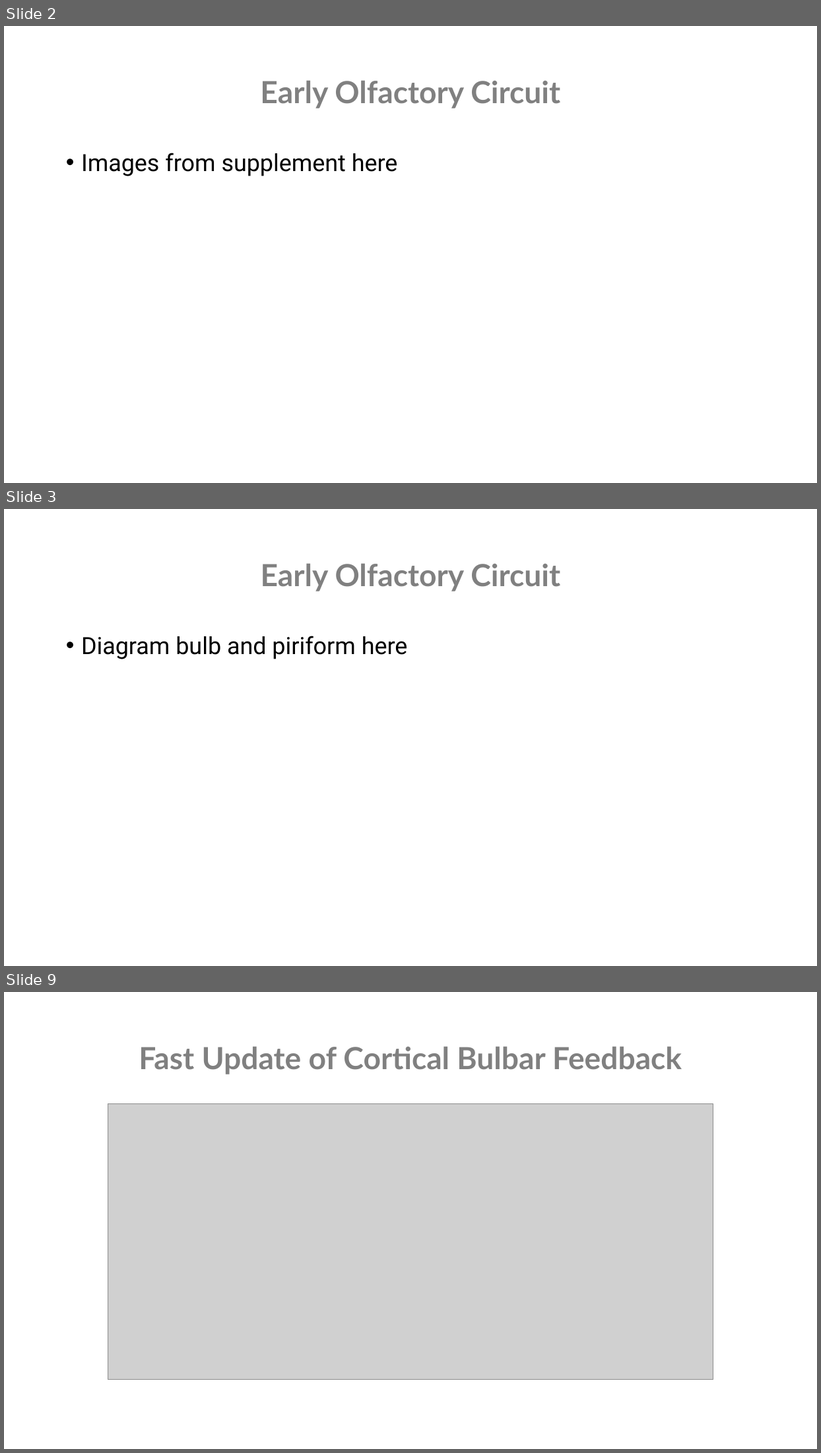
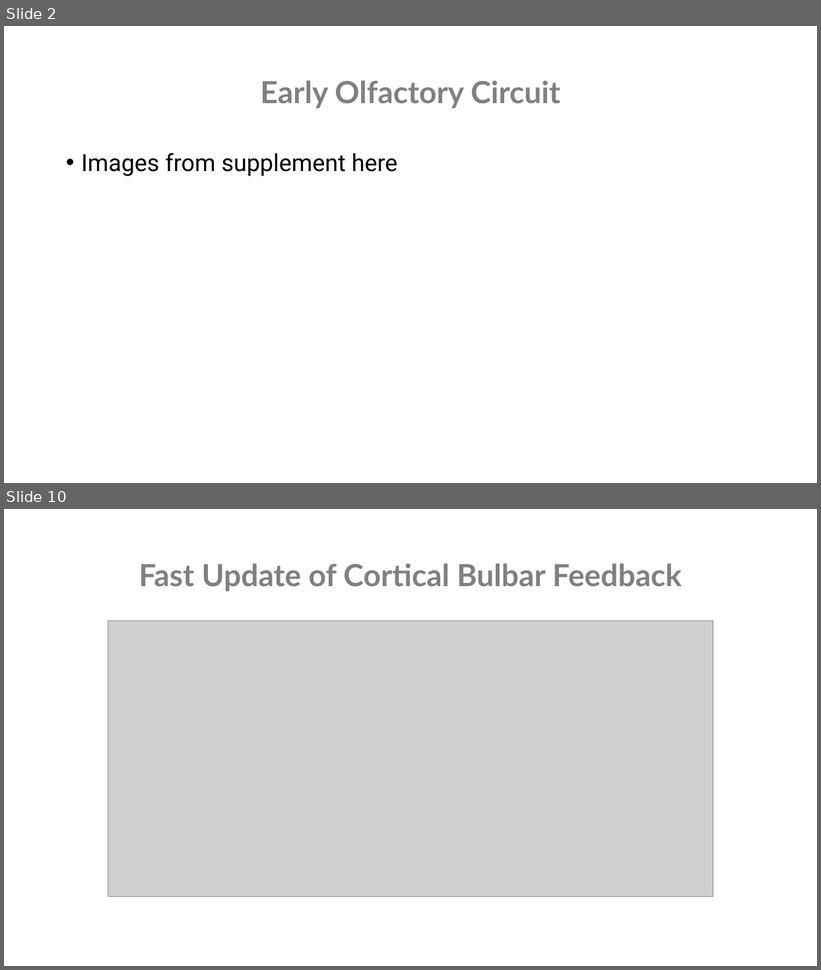
Before and after one commit to nghess/cnjc, a slide deck: multimodal_olfactory_feedback/hernandez_etal_2025.pptx. Shown one above the other, each under a label of ours: slides 2, 3 and 9 before the commit, slides 2 and 10 after it; the slides between them are not shown. The pictures are 821x1453 and 821x970 pixels, drawn with LibreOffice and Linux fonts; fonts in the diff are those of the drawing; grey boxes stand for pictures. Boxes give left, top, right and bottom in pixels: in the first picture for what was removed or moved away, otherwise in the second. Text is boxed around its words. In the diff, an @@ line names an element or a change of style, - is before the commit and + after.

```diff
--- a/multimodal_olfactory_feedback/hernandez_etal_2025.pptx
+++ b/multimodal_olfactory_feedback/hernandez_etal_2025.pptx
@@ slide 3 removed at <box>4,509,817,966</box>, background #FFFFFF @@
@@ text removed at <box>261,564,560,591</box> @@
-Early Olfactory Circuit
@@ text removed at <box>81,636,408,659</box> @@
-• Diagram bulb and piriform here
@@ what was slide 9 is now slide 10 @@
```
Also in this commit, not shown: 3 slides changed, 11 slides added, 2 other slides removed, 8 other files.
